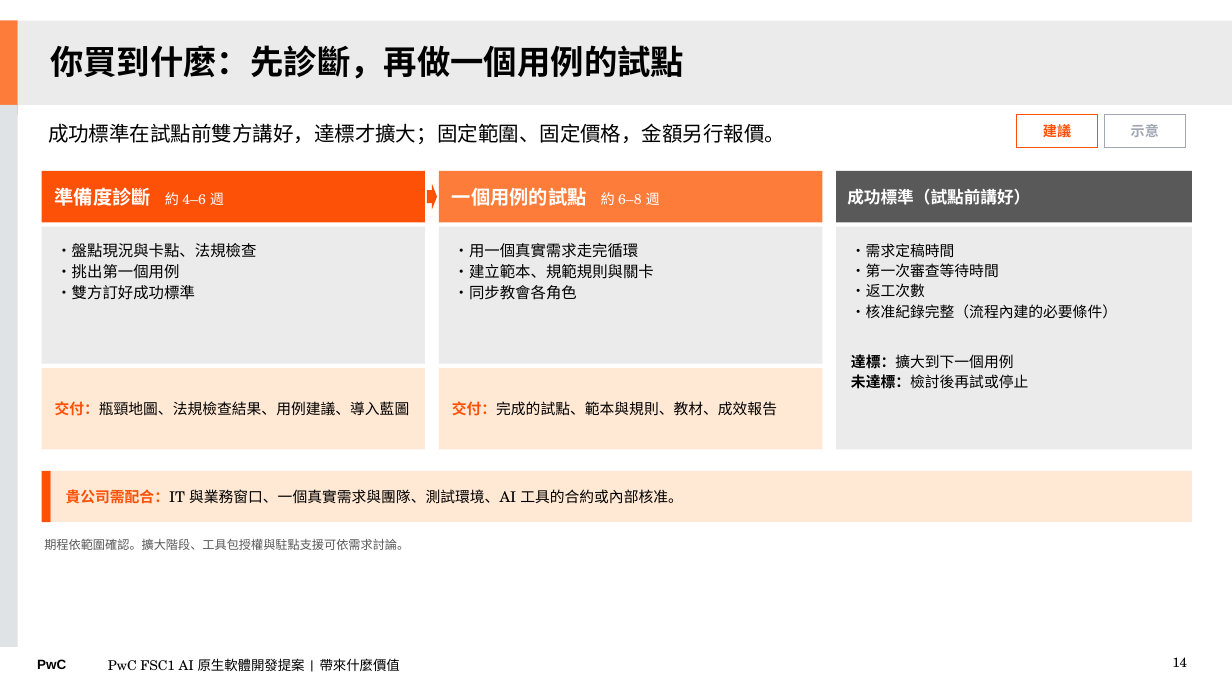
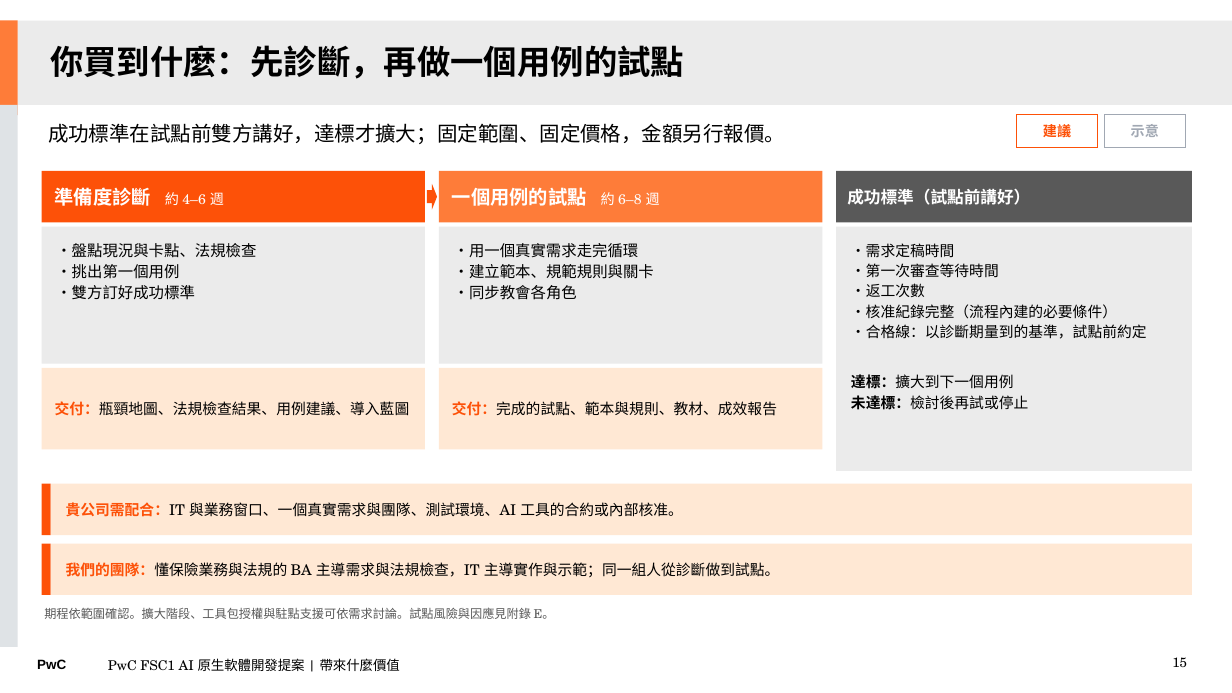
Before and after one commit to Robshao/PwC_FSC1, a slide deck: slide 15 of research/ai-native-sdlc/AI原生軟體開發_合夥人提案簡報_客戶版.pptx (slide 14 before the commit). Drawn at 1232x693 pixels with LibreOffice and Linux fonts; fonts in the diff are those of the drawing. Boxes give left, top, right and bottom in pixels: in the first picture for what was removed or moved away, otherwise in the second. Text is boxed around its words. In the diff, an @@ line names an element or a change of style, - is before the commit and + after.

```diff
--- a/research/ai-native-sdlc/AI原生軟體開發_合夥人提案簡報_客戶版.pptx
+++ b/research/ai-native-sdlc/AI原生軟體開發_合夥人提案簡報_客戶版.pptx
@@ rectangle "・需求定稿時間": place and size @@
-rectangle "・需求定稿時間" at (836, 226, 1192, 449)
+rectangle "・需求定稿時間" at (836, 226, 1192, 470)
@@ text in rectangle at (851, 324, 1147, 339): paragraph added @@
+・合格線：以診斷期量到的基準，試點前約定
@@ rectangle: place and size @@
-rectangle at (42, 471, 51, 523)
+rectangle at (42, 483, 51, 535)
@@ rectangle "貴公司需配合：IT 與業務窗口、一個真實需求與團隊、測試環境、AI 工具的合約或內部核准。": place and size @@
-rectangle "貴公司需配合：IT 與業務窗口、一個真實需求與團隊、測試環境、AI 工具的合約或內部核准。" at (51, 471, 1192, 523)
+rectangle "貴公司需配合：IT 與業務窗口、一個真實需求與團隊、測試環境、AI 工具的合約或內部核准。" at (51, 483, 1192, 535)
@@ rectangle added at (42, 543, 51, 595), fill #FD5108 @@
@@ rectangle added at (51, 543, 1192, 595), fill #FFE8D4, 11.5 pt, text #000000 @@
+我們的團隊：懂保險業務與法規的 BA 主導需求與法規檢查，IT 主導實作與示範；同一組人從診斷做到試點。
@@ text at (44, 607, 555, 619): text changed @@
-期程依範圍確認。擴大階段、工具包授權與駐點支援可依需求討論。
+期程依範圍確認。擴大階段、工具包授權與駐點支援可依需求討論。試點風險與因應見附錄 E。
@@ page number at (1172, 657, 1187, 667): text changed @@
-14
+15
```
Also in this commit, not shown: 6 other slides changed, 2 slides added, 5 other files.
